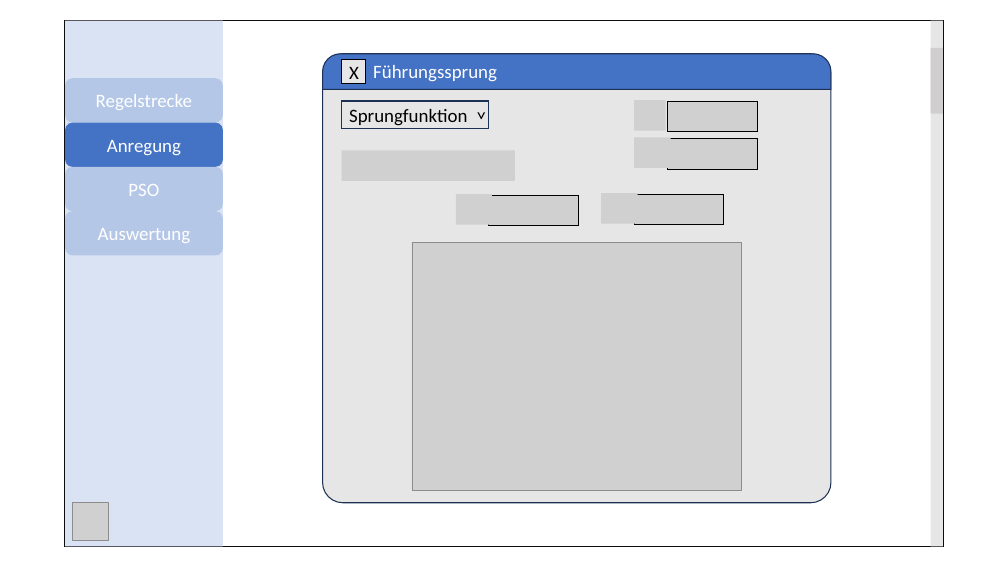
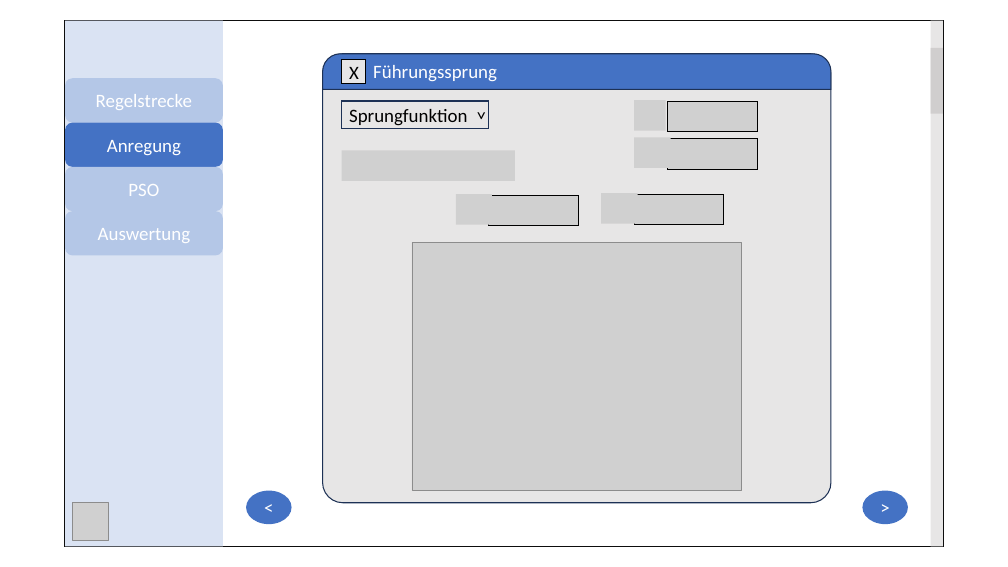
Before and after one commit to staehtho/Control-Optimizer, a slide deck: slide 2 of Dokumente/Wireframe.pptx. Drawn at 1008x567 pixels with LibreOffice and Linux fonts; fonts in the diff are those of the drawing; grey boxes stand for pictures. Boxes give left, top, right and bottom in pixels: in the first picture for what was removed or moved away, otherwise in the second. Text is boxed around its words. In the diff, an @@ line names an element or a change of style, - is before the commit and + after.

```diff
--- a/Dokumente/Wireframe.pptx
+++ b/Dokumente/Wireframe.pptx
@@ ellipse added at bbox=[247, 491, 292, 524], fill #4472C4, 18 pt, text #FFFFFF @@
+<
@@ ellipse added at bbox=[863, 491, 908, 524], fill #4472C4, 18 pt, text #FFFFFF @@
+>
```
Also in this commit, not shown: 5 other slides changed.
